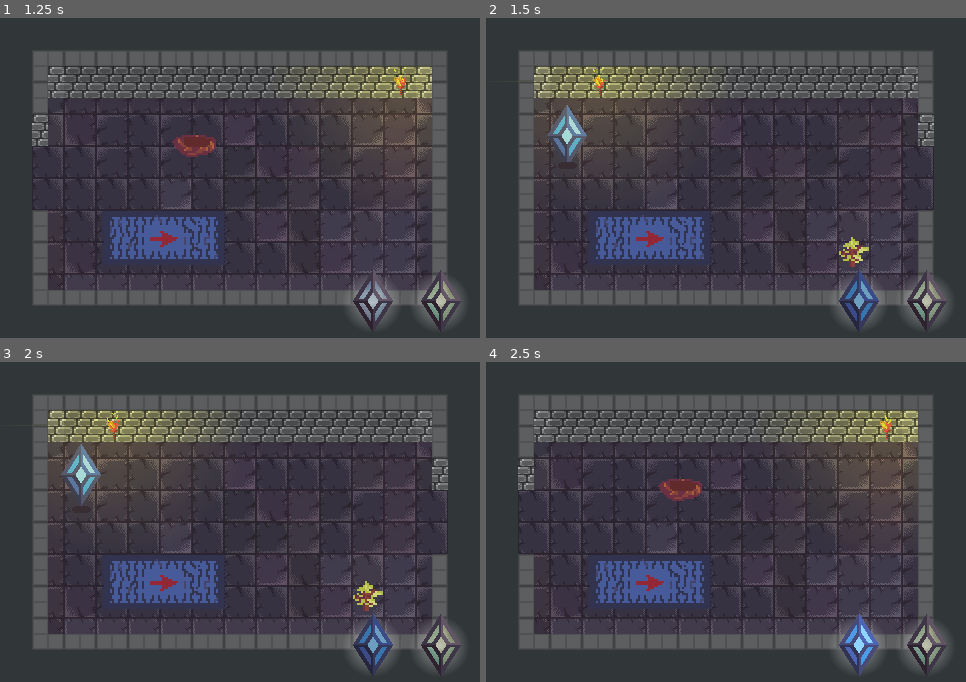
Above: before the commit, frames 1-4 (two rows, left to right).
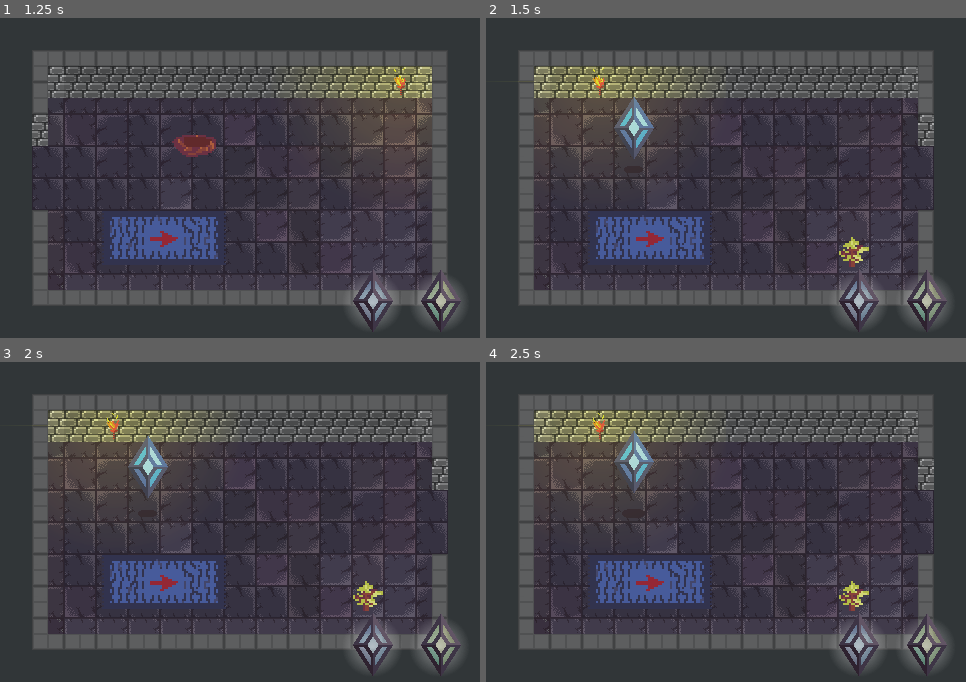
Above: after the commit, the same moments.

Repository: FelipePM01/Labirinto
Game: Godot game, scene res://Menu/MainMenu.tscn
Same seed, same stepped clock (60 frames per second), same inputs: the game is played once before the commit and once after it.
Inputs (mouse positions are in pixels of both pictures, inside the frame that each line leads up to):
- Up to frame 1 (1.25 s): click (240, 184) at 0.5 s
- Up to frame 2 (1.5 s): move the mouse to (534, 178) at 1.27 s; click (534, 178) at 1.42 s
- Up to frame 3 (2 s): no input
- Up to frame 4 (2.5 s): click (860, 643) at 2.02 s

Frame 1 is identical in both runs. In frame 2, 1.8% of the frame differs, in the area x 12-82%, y 24-95%; in frame 3, 1.8%; in frame 4, 11%, in the area x 6-94%, y 15-99%.

Commit message:
cristal agora precisa ser clicado

Diff:
--- a/Godot/Button.gd
+++ b/Godot/Button.gd
@@ -12,7 +12,7 @@
 
 
 func emit_sound():
-	if get_node("Audio") != null:
+	if find_node("Audio") != null:
 		$Audio.play()
 	else:
 		AudioManager.stream = button_sound
--- a/Godot/Game/Game.gd
+++ b/Godot/Game/Game.gd
@@ -27,11 +27,6 @@
 	print_debug(next_room)
 
 	# room events
-	if ((next_room == 1 and Global.jogador == 1) or
-		(next_room == 15 and Global.jogador == 2)):
-		get_node(UI).enable_crystal('main')
-	elif next_room == 16:
-		get_node(UI).enable_crystal('extra')
 	get_node(UI).enable_password(next_room == 25)
 
 	# remove current room
@@ -43,12 +38,21 @@
 	add_child(new_instance)
 	move_child(new_instance, get_child_count()-3)
 	current_room_scene = new_instance
+	new_instance.connect("object_interacted", self, "object_interacted")
 	if Global.jogador == 1:
 		new_instance.setup(rugs[arrows[next_room-1]], next_room)
 	else:
 		new_instance.setup(rugs[4], next_room)
 
 	current_room = next_room
+
+
+func object_interacted(object):
+	match(object):
+		"main_crystal":
+			get_node(UI).enable_crystal("main")
+		"extra_crystal":
+			get_node(UI).enable_crystal("extra")
 
 
 func blue_power(this_room):
--- /dev/null
+++ b/Godot/Game/Objects/Crystal.gd
@@ -0,0 +1,27 @@
+extends "res://Game/Objects/Planet.gd"
+
+export var jogador_excluido = 0
+export var main = false
+signal activated
+
+func _ready():
+	$Sprite.texture = planet
+	if jogador_excluido == Global.jogador:
+		visible = false
+
+
+func _on_Area2D_input_event(_viewport, event, _shape_idx):
+	if (event is InputEventMouseButton and event.pressed):
+		$Audio.play()
+		$Timer.stop()
+		$Shadow.visible = false
+		$Tween.interpolate_property($Sprite, "scale", Vector2(1, 1), Vector2(0, 0), 0.4)
+		$Tween.start()
+		if main:
+			emit_signal("activated", "main_crystal")
+		else:
+			emit_signal("activated", "extra_crystal")
+
+
+func _on_Tween_tween_all_completed():
+	visible = false
--- /dev/null
+++ b/Godot/Game/Objects/Crystal.tscn
@@ -0,0 +1,42 @@
+[gd_scene load_steps=9 format=2]
+
+[ext_resource path="res://Game/Objects/Crystal.gd" type="Script" id=1]
+[ext_resource path="res://Assets/Sprites/Objects/Planets/shadow1.png" type="Texture" id=2]
+[ext_resource path="res://Assets/Sprites/Objects/Planets/shadow0.png" type="Texture" id=4]
+[ext_resource path="res://Assets/Sprites/Objects/Planets/shadow2.png" type="Texture" id=5]
+[ext_resource path="res://Assets/Sprites/UI/Cristal.png" type="Texture" id=6]
+[ext_resource path="res://Audio/Audio.tscn" type="PackedScene" id=7]
+[ext_resource path="res://Assets/Sounds/Crystal.ogg" type="AudioStream" id=8]
+
+[sub_resource type="RectangleShape2D" id=1]
+extents = Vector2( 20.5, 33.25 )
+
+[node name="Crystal" type="Node2D"]
+script = ExtResource( 1 )
+planet = ExtResource( 6 )
+shadows = [ ExtResource( 4 ), ExtResource( 2 ), ExtResource( 5 ) ]
+
+[node name="Sprite" type="Sprite" parent="."]
+texture = ExtResource( 6 )
+
+[node name="Shadow" type="Sprite" parent="."]
+position = Vector2( 0.186661, 32.3762 )
+texture = ExtResource( 2 )
+
+[node name="Timer" type="Timer" parent="."]
+wait_time = 0.5
+autostart = true
+
+[node name="Area2D" type="Area2D" parent="."]
+
+[node name="CollisionShape2D" type="CollisionShape2D" parent="Area2D"]
+shape = SubResource( 1 )
+
+[node name="Tween" type="Tween" parent="."]
+
+[node name="Audio" parent="." instance=ExtResource( 7 )]
+stream = ExtResource( 8 )
+
+[connection signal="timeout" from="Timer" to="." method="_on_Timer_timeout"]
+[connection signal="input_event" from="Area2D" to="." method="_on_Area2D_input_event"]
+[connection signal="tween_all_completed" from="Tween" to="." method="_on_Tween_tween_all_completed"]
--- a/Godot/Game/Objects/Planet.gd
+++ b/Godot/Game/Objects/Planet.gd
@@ -4,13 +4,10 @@
 var rising = true
 export(Texture) var planet
 export(Array, Texture) var shadows
-export var jogador_excluido = 0
 var y_offset = 0
 
 func _ready():
 	$Sprite.texture = planet
-	if jogador_excluido == Global.jogador:
-		visible = false
 
 func _on_Timer_timeout():
 	if state == len(shadows)-1:
--- a/Godot/Game/Rooms/Sala.gd
+++ b/Godot/Game/Rooms/Sala.gd
@@ -1,5 +1,6 @@
 extends Node2D
 
+signal object_interacted
 
 func setup(rug_texture, id):
 	$SalaTemplate.id = id
@@ -8,3 +9,7 @@
 		$Rug/Number.text = str(id)
 	else:
 		$Rug/Number.text = ""
+
+
+func _on_Crystal_activated(object):
+	emit_signal("object_interacted", object)
--- a/Godot/Game/Rooms/Sala1.tscn
+++ b/Godot/Game/Rooms/Sala1.tscn
@@ -1,8 +1,7 @@
-[gd_scene load_steps=10 format=2]
+[gd_scene load_steps=9 format=2]
 
 [ext_resource path="res://Game/Templates/SalaTemplateRight.tscn" type="PackedScene" id=1]
-[ext_resource path="res://Game/Objects/Planet.tscn" type="PackedScene" id=2]
-[ext_resource path="res://Assets/Sprites/UI/Cristal.png" type="Texture" id=3]
+[ext_resource path="res://Game/Objects/Crystal.tscn" type="PackedScene" id=2]
 [ext_resource path="res://Game/Objects/Torch.tscn" type="PackedScene" id=4]
 [ext_resource path="res://Game/Rooms/Sala.gd" type="Script" id=44]
 [ext_resource path="res://Assets/Sprites/Rugs/RugDown.png" type="Texture" id=45]
@@ -45,10 +44,12 @@
 scale = Vector2( 2, 2 )
 texture = ExtResource( 47 )
 
-[node name="Planet" parent="." instance=ExtResource( 2 )]
-position = Vector2( 81.0718, 117.599 )
-planet = ExtResource( 3 )
-jogador_excluido = 2
-
 [node name="Torch" parent="." instance=ExtResource( 4 )]
 position = Vector2( 112.256, 64.557 )
+
+[node name="Crystal" parent="." instance=ExtResource( 2 )]
+position = Vector2( 147.785, 110.309 )
+jogador_excluido = 2
+main = true
+
+[connection signal="activated" from="Crystal" to="." method="_on_Crystal_activated"]
--- a/Godot/Game/Rooms/Sala15.tscn
+++ b/Godot/Game/Rooms/Sala15.tscn
@@ -2,7 +2,7 @@
 
 [ext_resource path="res://Game/Templates/SalaTemplateUp.tscn" type="PackedScene" id=1]
 [ext_resource path="res://Assets/Sprites/Objects/Day/Afternoon.png" type="Texture" id=2]
-[ext_resource path="res://Game/Objects/Planet.tscn" type="PackedScene" id=3]
+[ext_resource path="res://Game/Objects/Crystal.tscn" type="PackedScene" id=3]
 [ext_resource path="res://Assets/Sprites/UI/Cristal2.png" type="Texture" id=4]
 [ext_resource path="res://Game/Objects/Torch.tscn" type="PackedScene" id=5]
 [ext_resource path="res://Game/Rooms/Sala.gd" type="Script" id=44]
@@ -44,10 +44,12 @@
 position = Vector2( 142.579, 64.4495 )
 texture = ExtResource( 2 )
 
-[node name="Planet" parent="." instance=ExtResource( 3 )]
-position = Vector2( 365.587, 179.048 )
+[node name="Torch" parent="." instance=ExtResource( 5 )]
+position = Vector2( 364.411, 64.0723 )
+
+[node name="Crystal" parent="." instance=ExtResource( 3 )]
 planet = ExtResource( 4 )
 jogador_excluido = 1
+main = true
 
-[node name="Torch" parent="." instance=ExtResource( 5 )]
-position = Vector2( 364.411, 64.0723 )
+[connection signal="activated" from="Crystal" to="." method="_on_Crystal_activated"]
--- a/Godot/Game/Rooms/Sala16.tscn
+++ b/Godot/Game/Rooms/Sala16.tscn
@@ -2,8 +2,8 @@
 
 [ext_resource path="res://Game/Templates/SalaTemplateLeft.tscn" type="PackedScene" id=1]
 [ext_resource path="res://Assets/Sprites/Objects/Day/Sunset.png" type="Texture" id=2]
-[ext_resource path="res://Assets/Sprites/UI/Cristal3_pressed.png" type="Texture" id=3]
-[ext_resource path="res://Game/Objects/Planet.tscn" type="PackedScene" id=4]
+[ext_resource path="res://Assets/Sprites/UI/Cristal3.png" type="Texture" id=3]
+[ext_resource path="res://Game/Objects/Crystal.tscn" type="PackedScene" id=4]
 [ext_resource path="res://Game/Objects/Torch.tscn" type="PackedScene" id=5]
 [ext_resource path="res://Game/Rooms/Sala.gd" type="Script" id=44]
 [ext_resource path="res://Assets/Sprites/Rugs/RugDown.png" type="Texture" id=45]
@@ -44,9 +44,11 @@
 position = Vector2( 142.579, 64.4495 )
 texture = ExtResource( 2 )
 
-[node name="Planet" parent="." instance=ExtResource( 4 )]
-position = Vector2( 367.941, 181.743 )
+[node name="Torch" parent="." instance=ExtResource( 5 )]
+position = Vector2( 367.08, 63.4048 )
+
+[node name="Crystal" parent="." instance=ExtResource( 4 )]
+position = Vector2( 373.99, 151.503 )
 planet = ExtResource( 3 )
 
-[node name="Torch" parent="." instance=ExtResource( 5 )]
-position = Vector2( 367.08, 63.4048 )
+[connection signal="activated" from="Crystal" to="." method="_on_Crystal_activated"]
--- a/Godot/UI/UI.gd
+++ b/Godot/UI/UI.gd
@@ -13,16 +13,11 @@
 
 
 func enable_crystal(crystal_type):
-	if crystal_type == 'main':
-		if !get_node(main_crystal).visible:
-			$CrystalEnabled.play()
-
+	if crystal_type == "main":
 		get_node(main_crystal).texture_normal = neutral_crystals[Global.jogador-1]
 		get_node(main_crystal).texture_pressed = pressed_crystals[Global.jogador-1]
 		get_node(main_crystal).visible = true
 	else:
-		if !get_node(extra_crystal).visible:
-			$CrystalEnabled.play()
 
 		get_node(extra_crystal).visible = true
 
